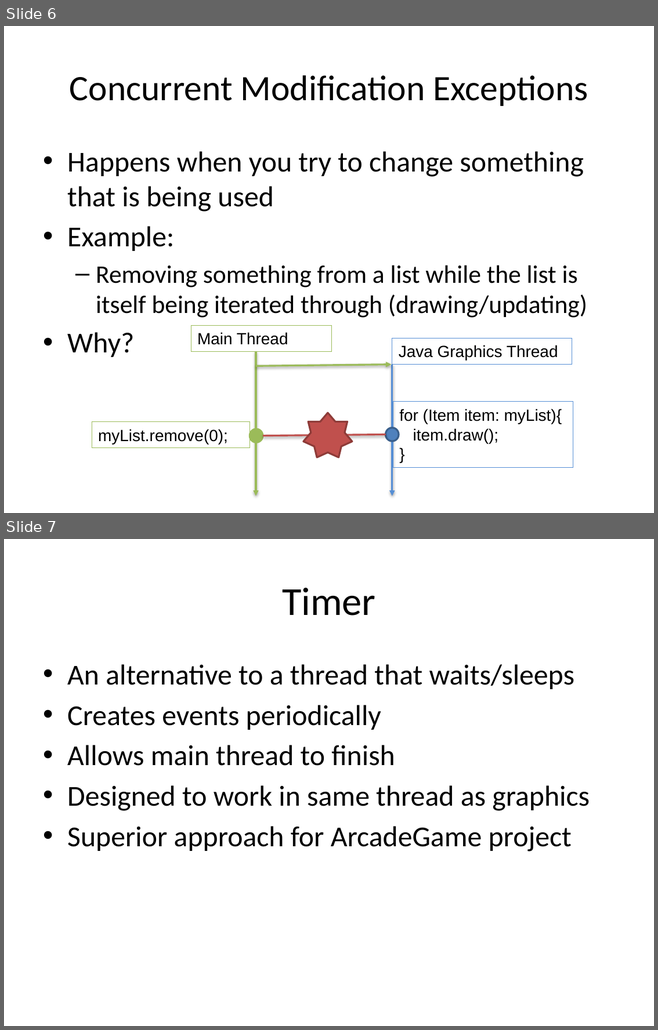
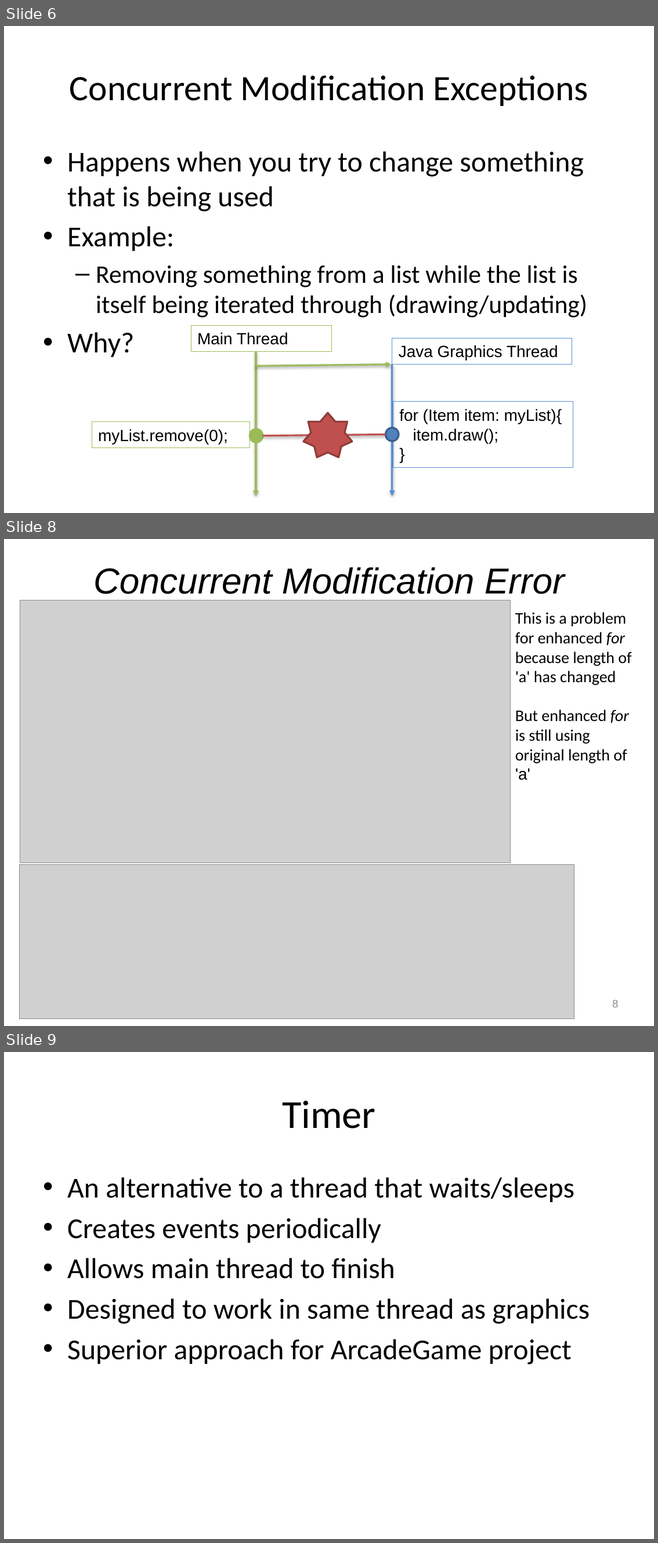
Before and after one commit to RHIT-CSSE/csse220, a slide deck: ClassMaterials/EventBasedGameLoop/Slides/EventBasedGameLoop.pptx. Shown one above the other, each under a label of ours: slides 6 and 7 before the commit, slides 6, 8 and 9 after it; the slides between them are not shown. The pictures are 658x1030 and 658x1543 pixels, drawn with LibreOffice and Linux fonts; fonts in the diff are those of the drawing; grey boxes stand for pictures. Boxes give left, top, right and bottom in pixels: in the first picture for what was removed or moved away, otherwise in the second. Text is boxed around its words. In the diff, an @@ line names an element or a change of style, - is before the commit and + after.

```diff
--- a/ClassMaterials/EventBasedGameLoop/Slides/EventBasedGameLoop.pptx
+++ b/ClassMaterials/EventBasedGameLoop/Slides/EventBasedGameLoop.pptx
@@ slide 8 added at bbox=[4, 539, 654, 1026], background #FFFFFF @@
@@ title added at bbox=[93, 567, 564, 600], 40 pt, text #000000, italic @@
+Concurrent Modification Error
@@ picture added at bbox=[20, 600, 510, 863] @@
@@ text added at bbox=[515, 612, 631, 780], 18 pt, text #000000 @@
+This is a problem
+for enhanced for
+because length of 'a' has changed
+But enhanced for is still using
+original length of
+'a'
@@ picture added at bbox=[19, 864, 574, 1019] @@
@@ page number added at bbox=[612, 1000, 618, 1008], 12 pt, text #888888 @@
+8
@@ what was slide 7 is now slide 9 @@
```
Also in this commit, not shown: 3 slides changed, 4 other slides added, 3 slides removed.
